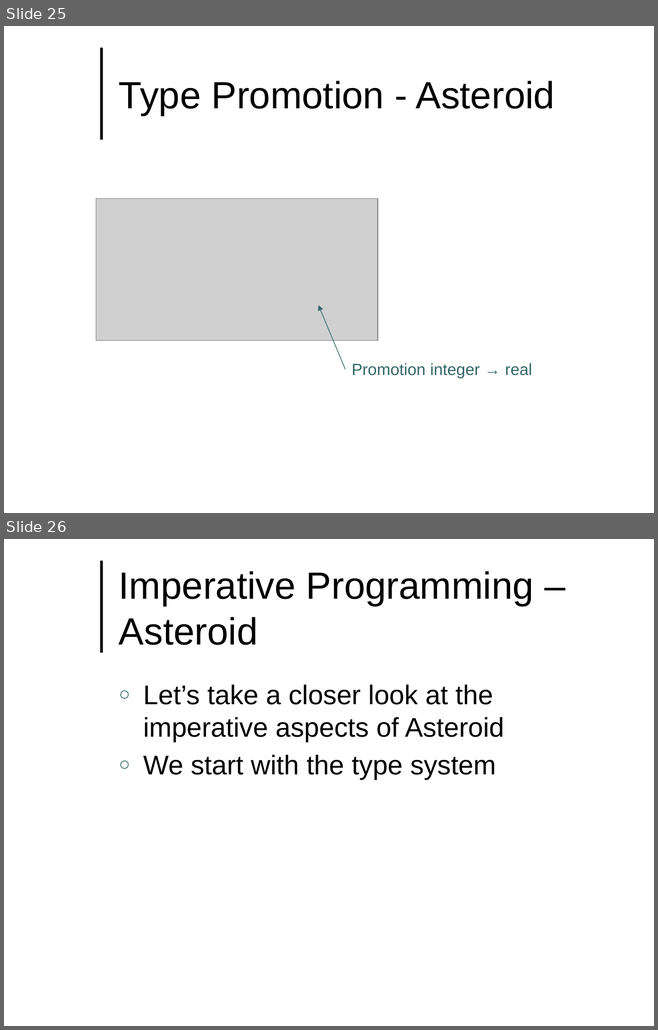
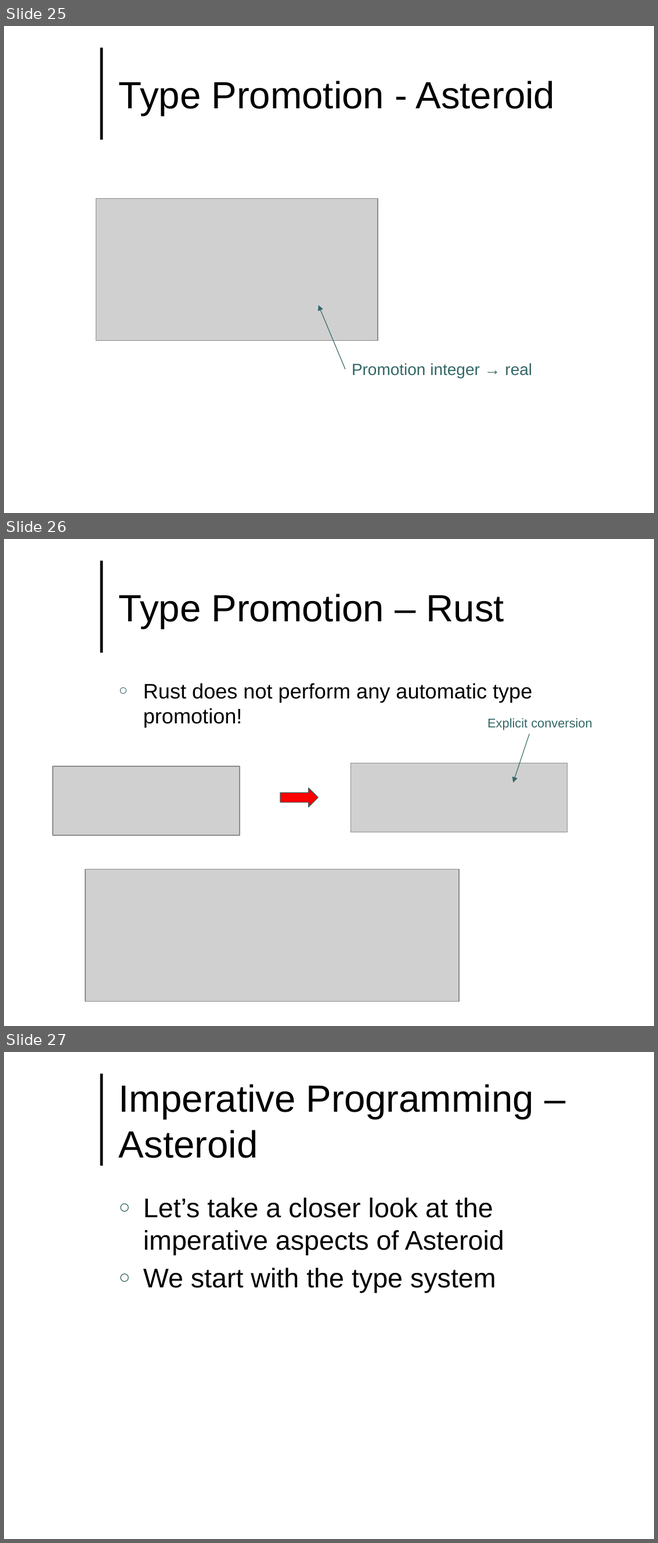
Before and after one commit to lutzhamel/CSC493, a slide deck: notes/csc493-ln002.pptx. Shown one above the other, each under a label of ours: slides 25 and 26 before the commit, slides 25, 26 and 27 after it. The pictures are 658x1030 and 658x1543 pixels, drawn with LibreOffice and Linux fonts; fonts in the diff are those of the drawing; grey boxes stand for pictures; background and template pictures are left out. Boxes give left, top, right and bottom in pixels: in the first picture for what was removed or moved away, otherwise in the second. Text is boxed around its words. In the diff, an @@ line names an element or a change of style, - is before the commit and + after.

```diff
--- a/notes/csc493-ln002.pptx
+++ b/notes/csc493-ln002.pptx
@@ slide 26 added at (4, 539, 654, 1026), background #FFFFFF; not listed: 1 template element that a slide beside it also shows @@
@@ title added at (119, 594, 504, 629), 42 pt, text #000000 @@
+Type Promotion – Rust
@@ text added at (143, 683, 532, 727), 23.2 pt, text #000000 @@
+○ Rust does not perform any automatic type promotion!
@@ text added at (487, 718, 592, 730), 14 pt, text #336666 @@
+Explicit conversion
@@ arrow added from (529, 734) to (513, 783), #336666 0.75 pt @@
@@ picture added at (350, 763, 567, 832) @@
@@ picture added at (53, 766, 240, 835) @@
@@ right arrow added at (280, 788, 318, 808), fill #FF0000, outline #336666 0.75 pt @@
@@ picture added at (85, 869, 459, 1001) @@
@@ what was slide 26 is now slide 27 @@
```
Also in this commit, not shown: 1 other file.
